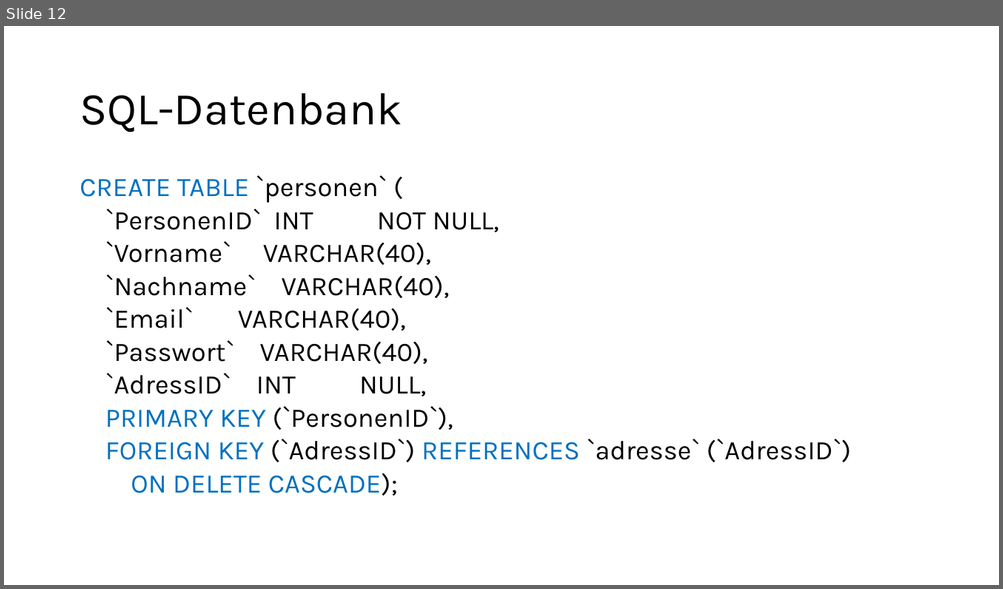
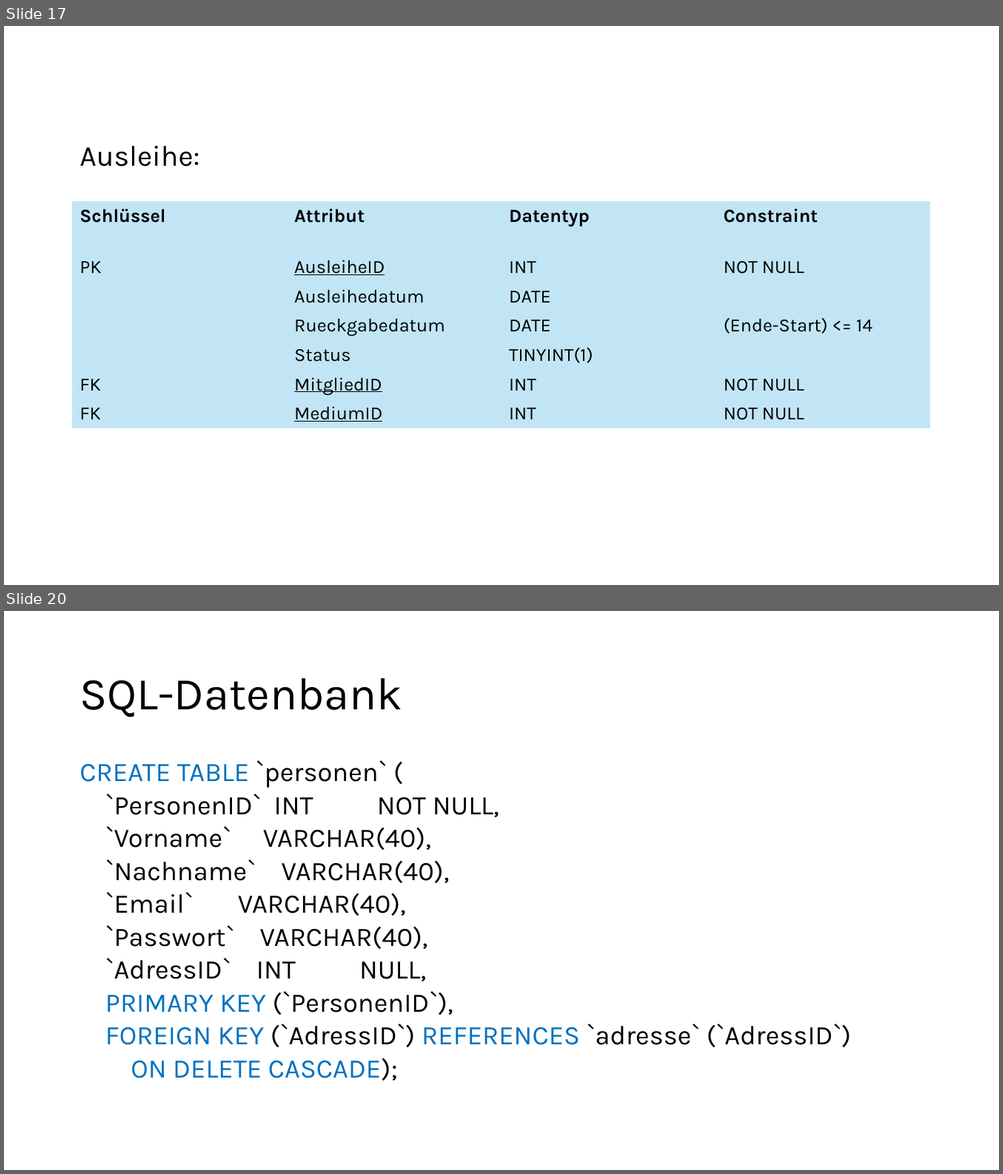
Before and after one commit to mi-0110/datenbanken-bib, a slide deck: BibPräsi.pptx. Shown one above the other, each under a label of ours: slide 12 before the commit, slides 17 and 20 after it; the slides between them are not shown. The pictures are 1003x589 and 1003x1174 pixels, drawn with LibreOffice and Linux fonts; fonts in the diff are those of the drawing. Boxes give left, top, right and bottom in pixels: in the first picture for what was removed or moved away, otherwise in the second. Text is boxed around its words. In the diff, an @@ line names an element or a change of style, - is before the commit and + after.

```diff
--- a/BibPräsi.pptx
+++ b/BibPräsi.pptx
@@ slide 17 added at (x1=4, y1=26, x2=999, y2=585), background #FFFFFF @@
@@ title added at (x1=79, y1=146, x2=199, y2=167), 28 pt, text #000000 @@
+Ausleihe:
@@ table added at (x1=73, y1=201, x2=932, y2=432), 7 rows, 4 columns @@
+Schlüssel | Attribut | Datentyp | Constraint
+PK | AusleiheID | INT | NOT NULL
+ | Ausleihedatum | DATE | 
+ | Rueckgabedatum | DATE | (Ende-Start) <= 14
+ | Status | TINYINT(1) | 
+FK | MitgliedID | INT | NOT NULL
+FK | MediumID | INT | NOT NULL
@@ what was slide 12 is now slide 20 @@
```
Also in this commit, not shown: 10 other slides added, 1 slide removed, 2 other files.
